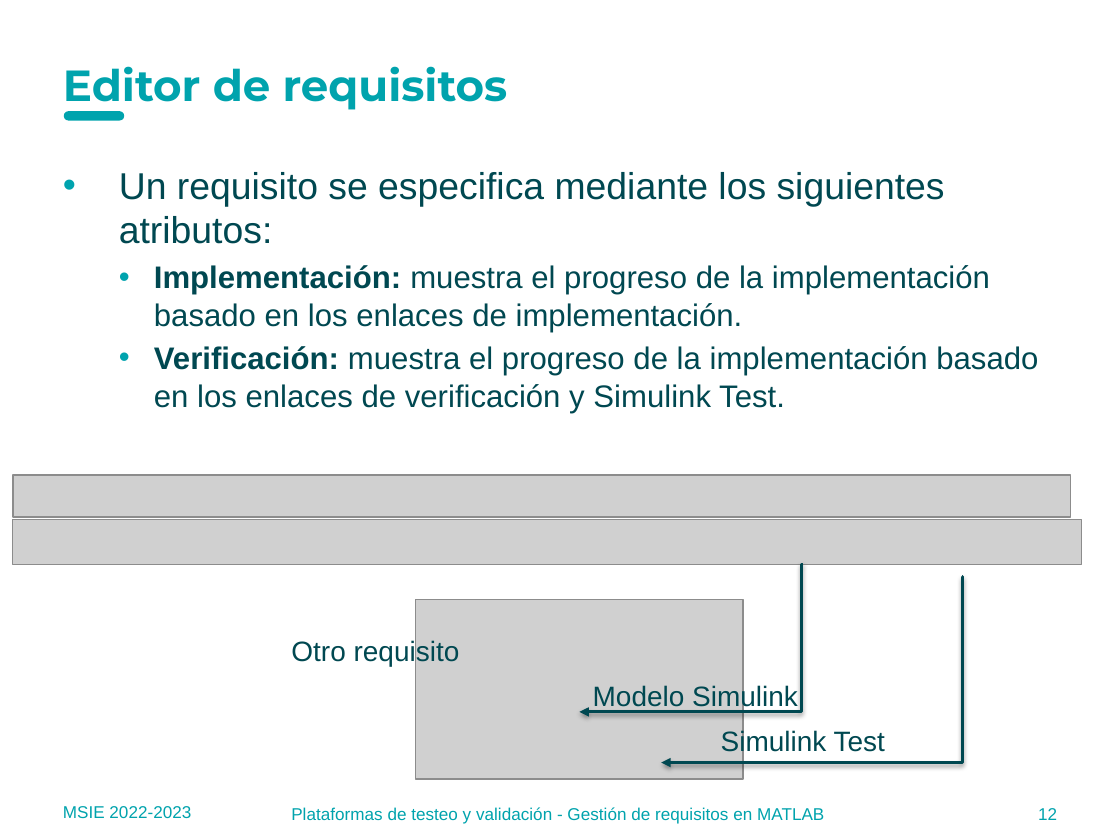
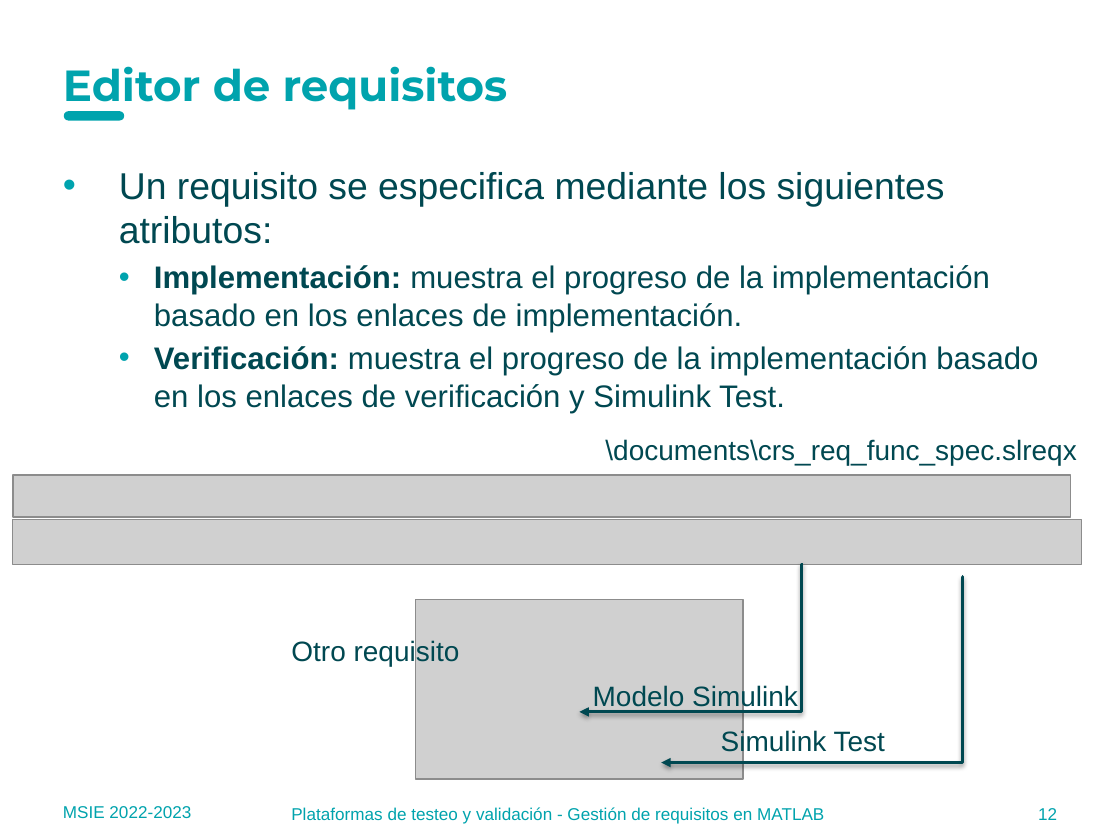
Before and after one commit to MU-MATHWORKS/MODEL-BASED-LIFE-CYCLE-WITH-MATLAB-SIMULINK, a slide deck: slide 12 of 2_PHASE3_Requirements/docs/2.2 Requirements management in MATLAB_ES.pptx. Drawn at 1120x840 pixels with LibreOffice and Linux fonts; fonts in the diff are those of the drawing; grey boxes stand for pictures; background and template pictures are left out. Boxes give left, top, right and bottom in pixels: in the first picture for what was removed or moved away, otherwise in the second. Text is boxed around its words. In the diff, an @@ line names an element or a change of style, - is before the commit and + after.

```diff
--- a/2_PHASE3_Requirements/docs/2.2 Requirements management in MATLAB_ES.pptx
+++ b/2_PHASE3_Requirements/docs/2.2 Requirements management in MATLAB_ES.pptx
@@ text added at [605, 439, 1076, 465], 18 pt, text #004851 @@
+\documents\crs_req_func_spec.slreqx
```
Also in this commit, not shown: 8 other slides changed, 24 other files.
